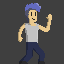
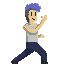
Layered file, before and after one edit (64x64). Changes by layer:
painted on "Sombras 25% copia 2" over [14, 16, 49, 64]
painted on "Cuerpo copia 2" over [11, 14, 52, 64]
hid "Capa 1" over [0, 0, 64, 64]
